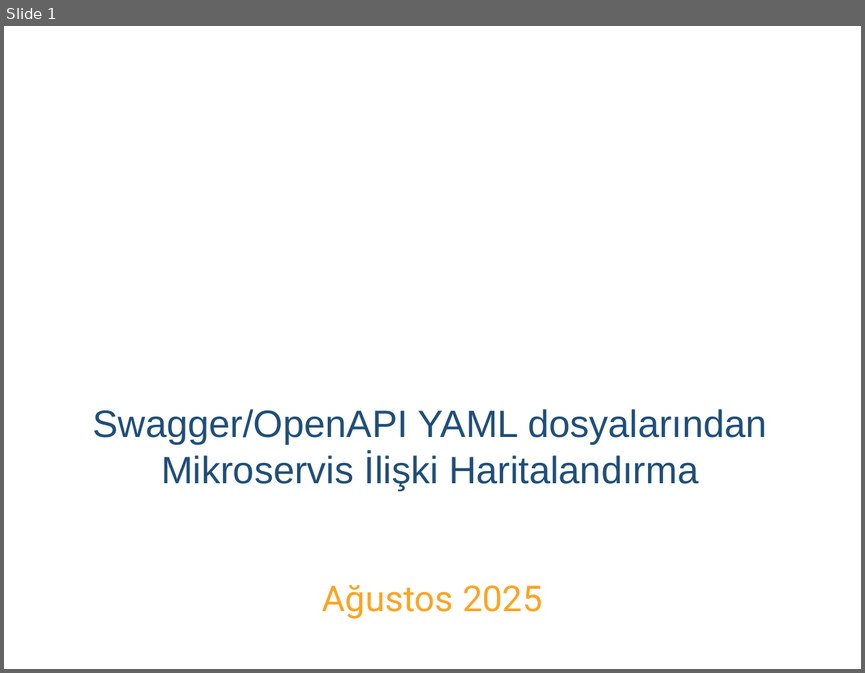
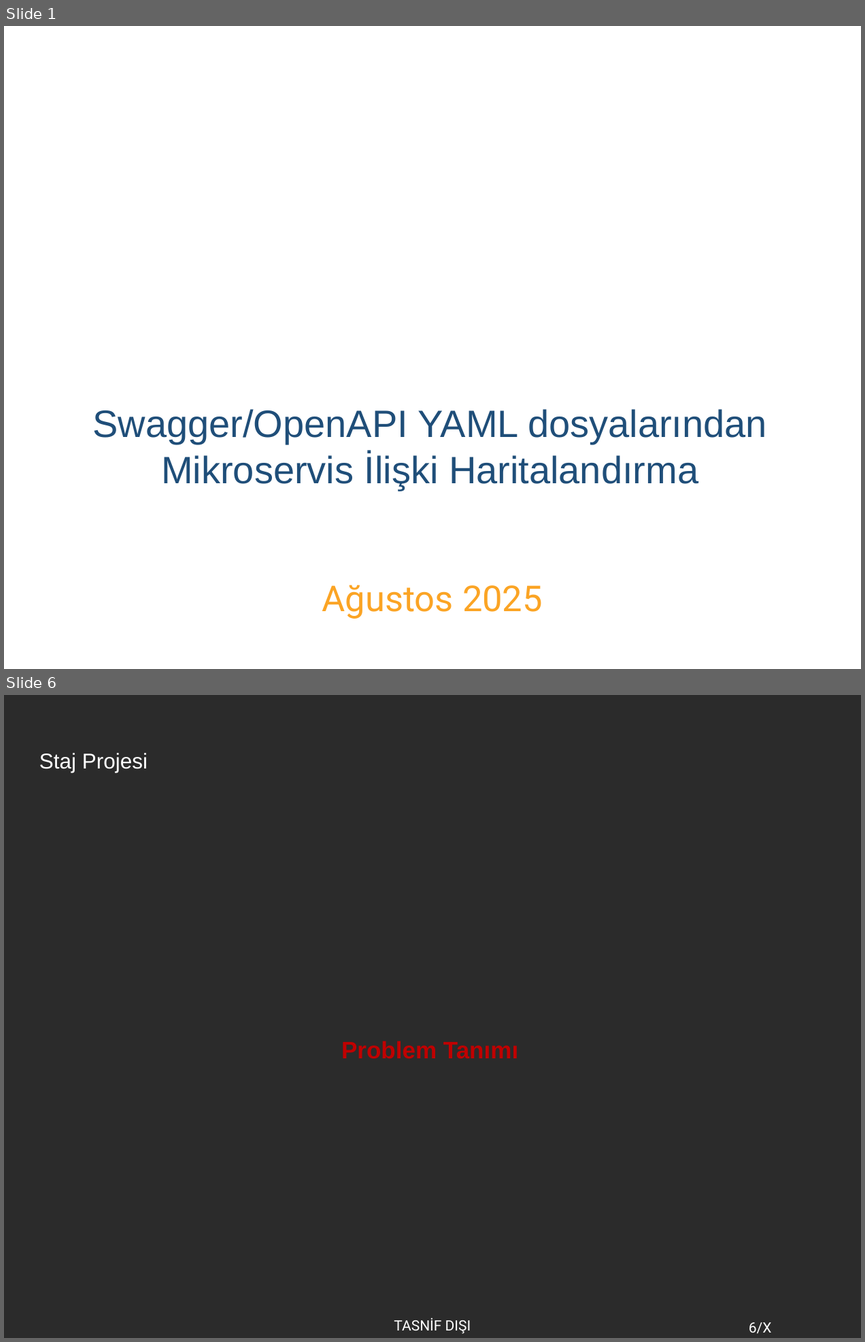
Before and after one commit to bdutucu/yaml-parser-real, a slide deck: sunum/bugra sunum.pptx. Shown one above the other, each under a label of ours: slide 1 before the commit, slides 1 and 6 after it; the slides between them are not shown. The pictures are 865x673 and 865x1342 pixels, drawn with LibreOffice and Linux fonts; fonts in the diff are those of the drawing; background and template pictures are left out; a plain dark background stands for a picture behind light text. Boxes give left, top, right and bottom in pixels: in the first picture for what was removed or moved away, otherwise in the second. Text is boxed around its words. In the diff, an @@ line names an element or a change of style, - is before the commit and + after.

```diff
--- a/sunum/bugra sunum.pptx
+++ b/sunum/bugra sunum.pptx
@@ slide 6 added at (x1=4, y1=695, x2=861, y2=1338), background picture (left out) @@
@@ text added at (x1=39, y1=753, x2=147, y2=773), 18 pt, text #FFFFFF @@
+Staj Projesi
@@ text added at (x1=341, y1=1040, x2=518, y2=1059), 20 pt, text #C00000, bold @@
+Problem Tanımı
@@ text added at (x1=394, y1=1317, x2=471, y2=1334), 12 pt, text #FFFFFF @@
+TASNİF DIŞI
@@ page number added at (x1=749, y1=1322, x2=772, y2=1334), 12 pt, text #FFFFFF @@
+6/X
```
Also in this commit, not shown: 3 slides changed, 5 other slides added.
